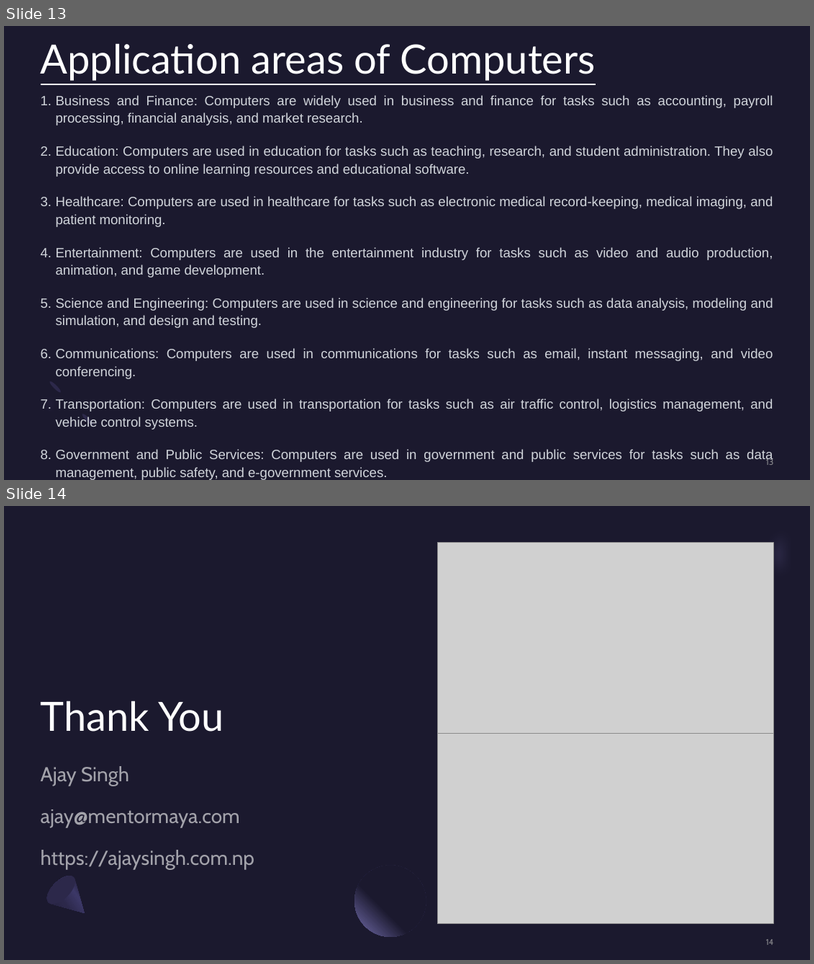
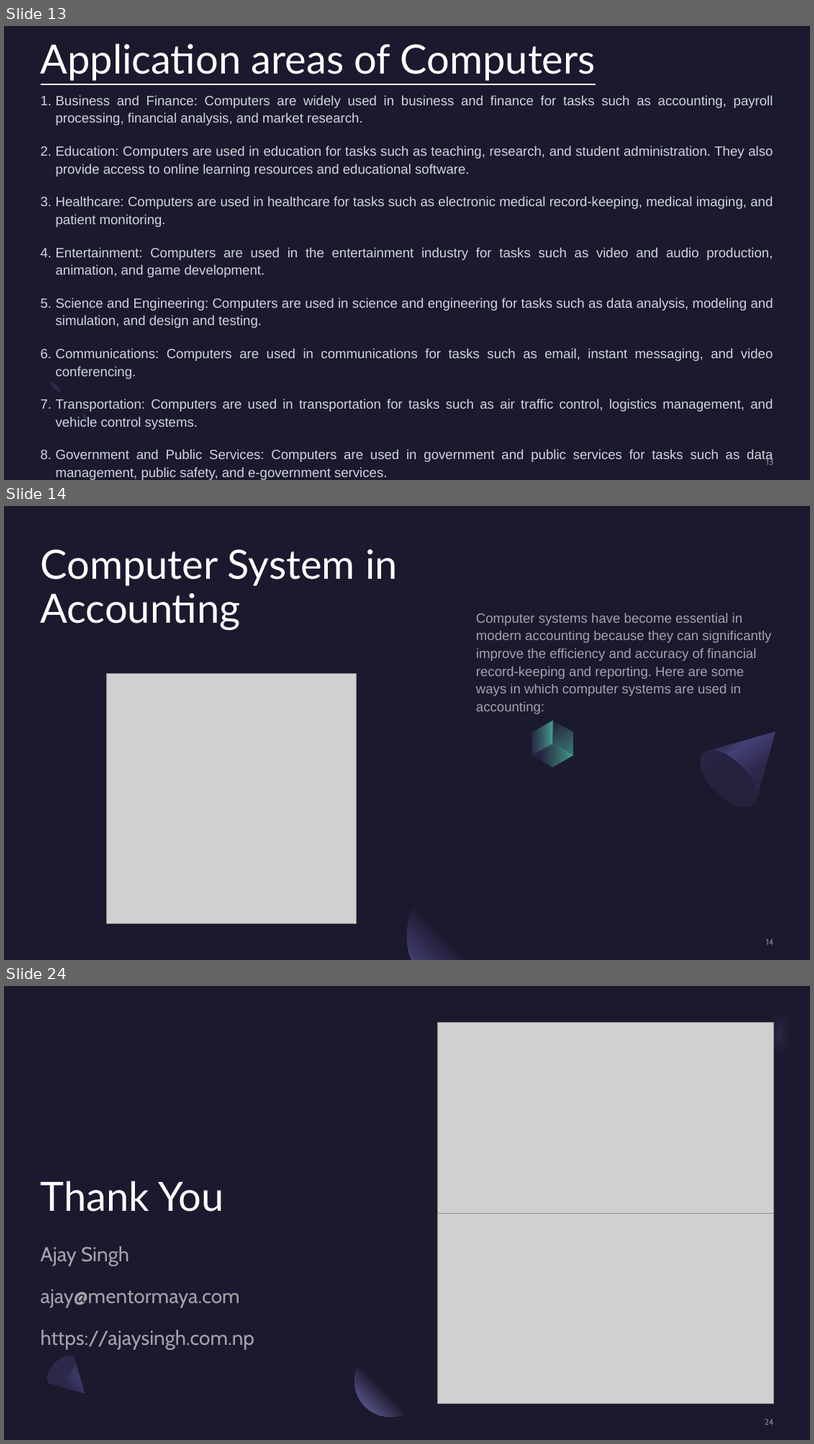
Before and after one commit to mentormaya/notes, a slide deck: assets/Computer System in Accounting.pptx. Shown one above the other, each under a label of ours: slides 13 and 14 before the commit, slides 13, 14 and 24 after it; the slides between them are not shown. The pictures are 814x964 and 814x1444 pixels, drawn with LibreOffice and Linux fonts; fonts in the diff are those of the drawing; grey boxes stand for pictures. Boxes give left, top, right and bottom in pixels: in the first picture for what was removed or moved away, otherwise in the second. Text is boxed around its words. In the diff, an @@ line names an element or a change of style, - is before the commit and + after.

```diff
--- a/assets/Computer System in Accounting.pptx
+++ b/assets/Computer System in Accounting.pptx
@@ slide 14 added at bbox=[4, 506, 810, 960], background #1B192E @@
@@ rectangle added at bbox=[4, 506, 810, 960], fill #1B192E @@
@@ title added at bbox=[41, 549, 398, 630], 48 pt, text #FFFFFF @@
+Computer System in Accounting
@@ text added at bbox=[476, 613, 772, 714], 16 pt, text #FFFFFF at 60% opacity @@
+Computer systems have become essential in modern accounting because they can significantly improve the efficiency and accuracy of financial record-keeping and reporting. Here are some ways in which computer systems are used in accounting:
@@ picture added at bbox=[106, 674, 356, 924] @@
@@ freeform shape added at bbox=[522, 720, 563, 755], fill gradient #2C284A to #5BEFC1 @@
@@ freeform shape added at bbox=[543, 714, 584, 762], fill gradient #2C284A to #5BEFC1 @@
@@ freeform shape added at bbox=[692, 707, 801, 816], fill gradient #2C284A to #454075 to #1B192E @@
@@ freeform shape added at bbox=[532, 738, 574, 773], fill gradient #2C284A to #5BEFC1 @@
@@ ellipse added at bbox=[691, 741, 767, 816], fill gradient #23213C to #2C284A @@
@@ freeform shape added at bbox=[407, 871, 538, 960], fill gradient #1B192E to #454075 @@
@@ page number added at bbox=[766, 939, 774, 944], 10 pt, text #A6A6A6 at 80% opacity @@
+14
@@ what was slide 14 is now slide 24 @@
@@ page number at bbox=[765, 1419, 774, 1424]: text changed @@
-14
+24
```
Also in this commit, not shown: 9 other slides added, 1 other file.
